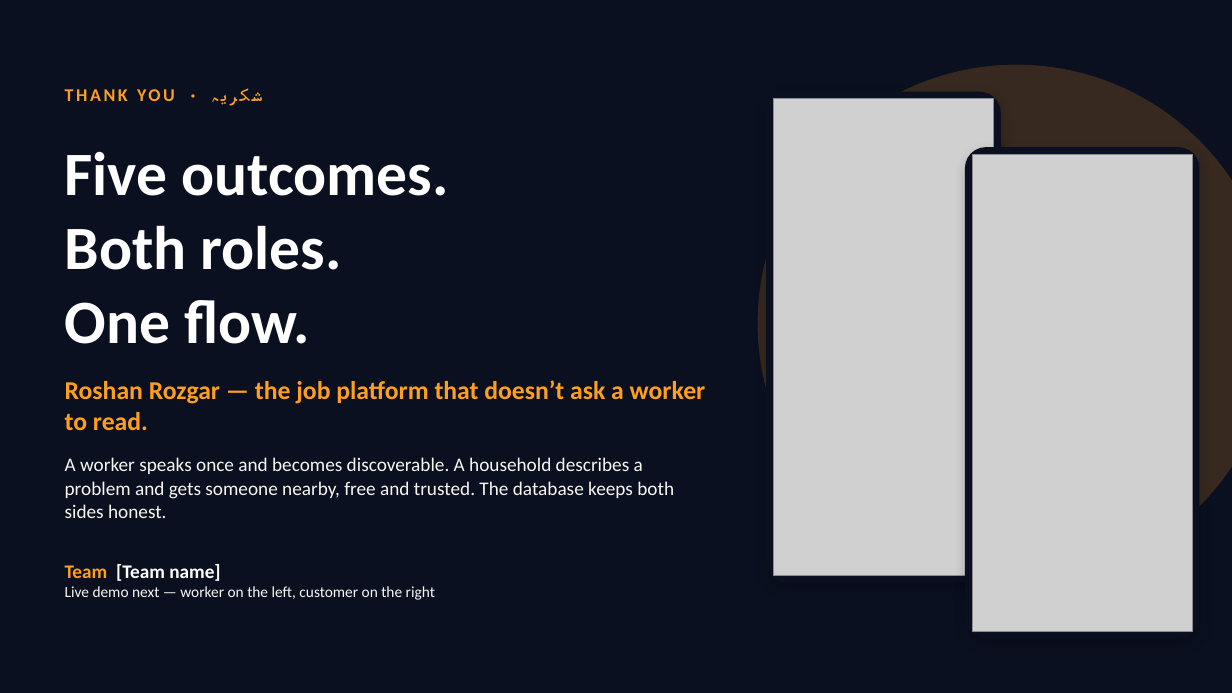
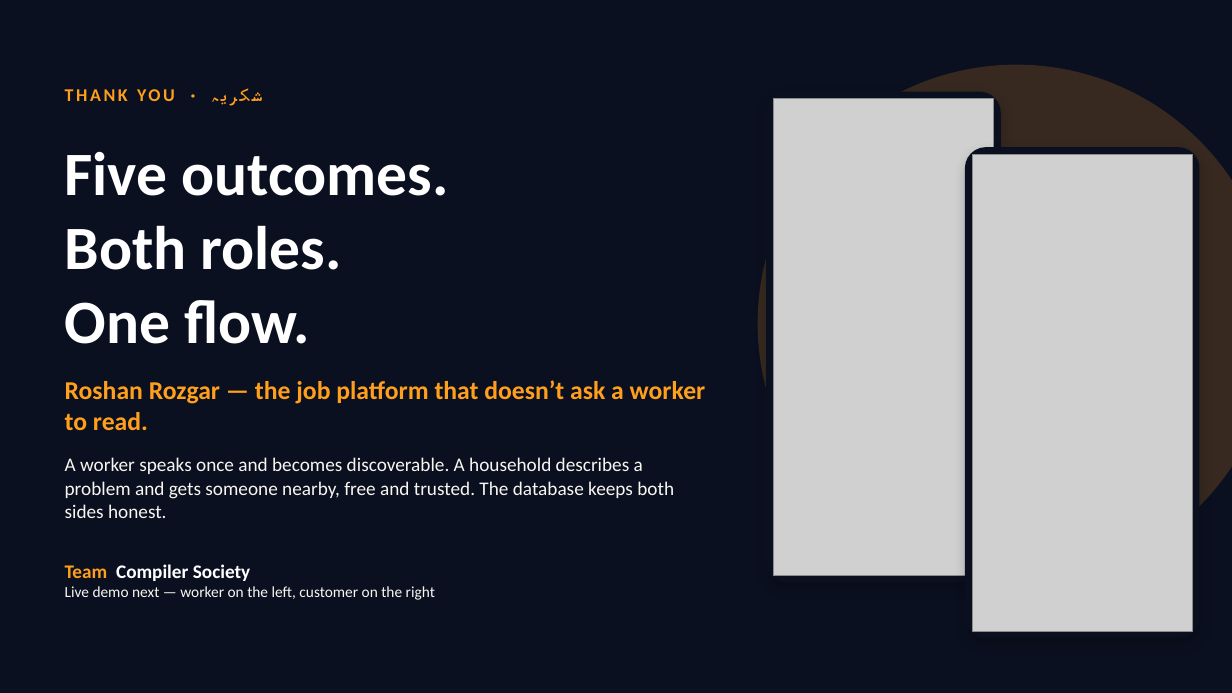
Before and after one commit to Riftwalker23/HACK, a slide deck: slide 16 of presentation/Roshan_Rozgar_Pitch.pptx. Drawn at 1232x693 pixels with LibreOffice and Linux fonts; fonts in the diff are those of the drawing; grey boxes stand for pictures. Boxes give left, top, right and bottom in pixels: in the first picture for what was removed or moved away, otherwise in the second. Text is boxed around its words. In the diff, an @@ line names an element or a change of style, - is before the commit and + after.

```diff
--- a/presentation/Roshan_Rozgar_Pitch.pptx
+++ b/presentation/Roshan_Rozgar_Pitch.pptx
@@ text at (65,564,250,581): text changed @@
-Team [Team name]
+Team Compiler Society
```
Also in this commit, not shown: 1 other slide changed, 2 other files.
